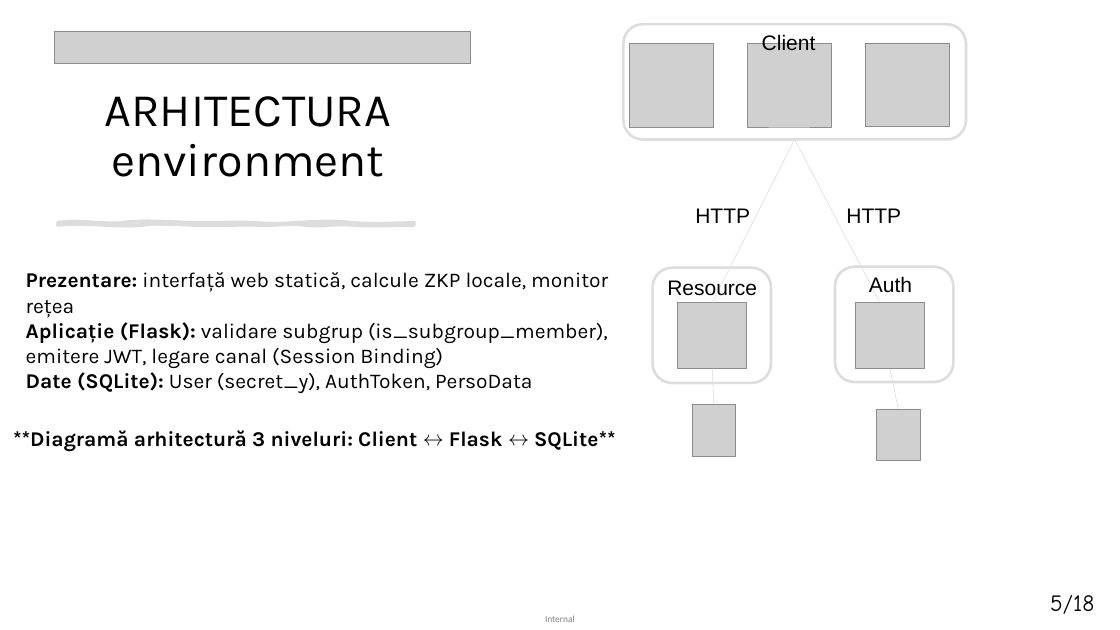
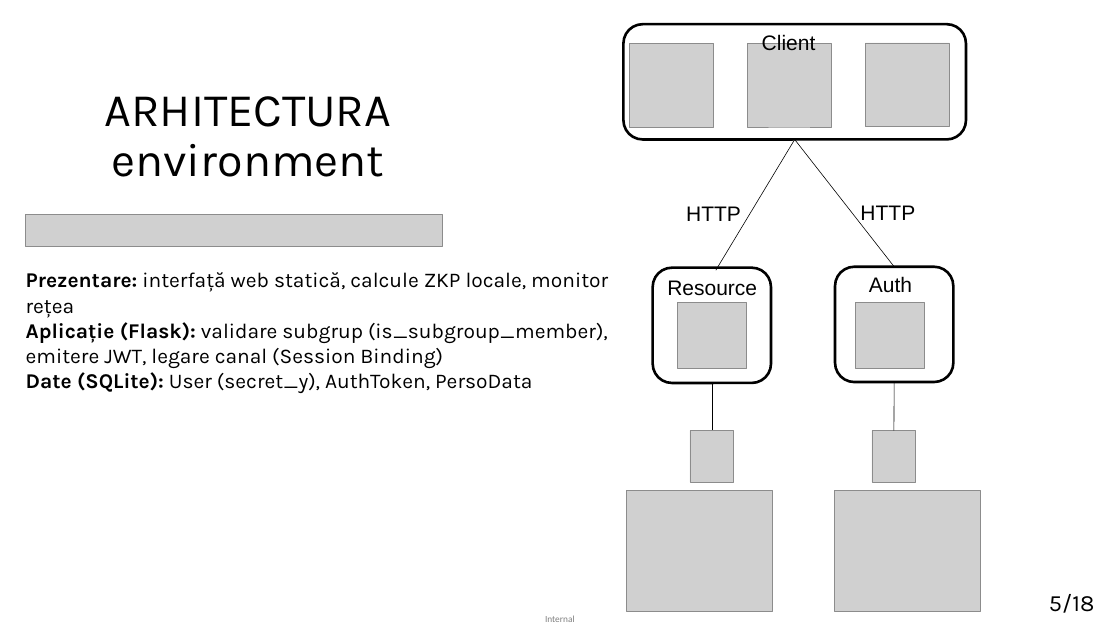
Before and after one commit to matei-rares-a/acas, a slide deck: slide 5 of docs/prezentare/current_draft/disertatie_matei_rares_prezentare_main.pptx. Drawn at 1120x630 pixels with LibreOffice and Linux fonts; fonts in the diff are those of the drawing; grey boxes stand for pictures. Boxes give left, top, right and bottom in pixels: in the first picture for what was removed or moved away, otherwise in the second. Text is boxed around its words. In the diff, an @@ line names an element or a change of style, - is before the commit and + after.

```diff
--- a/docs/prezentare/current_draft/disertatie_matei_rares_prezentare_main.pptx
+++ b/docs/prezentare/current_draft/disertatie_matei_rares_prezentare_main.pptx
@@ line moved from (795, 139) - (712, 302) to (795, 139) - (716, 271) @@
@@ line (795, 139) - (716, 271): stroke #DDDDDD 0.5 pt to #000000 0.5 pt @@
@@ line moved from (795, 139) - (880, 302) to (795, 139) - (895, 267) @@
@@ line (795, 139) - (895, 267): stroke #DDDDDD 0.5 pt to #000000 0.5 pt @@
@@ text "HTTP": place and size @@
-text "HTTP" at bbox=[695, 208, 750, 223]
+text "HTTP" at bbox=[686, 206, 741, 221]
@@ text "HTTP" rewrapped from bbox=[846, 208, 901, 223] to bbox=[860, 205, 915, 224] @@
@@ picture: place and size @@
-picture at bbox=[55, 31, 471, 64]
+picture at bbox=[26, 214, 443, 247]
@@ freeform shape removed at bbox=[58, 223, 414, 225] @@
@@ outline #DDDDDD 2.25 pt to #000000 2.25 pt in 3 elements at bbox=[623, 24, 966, 139], bbox=[835, 267, 954, 382], bbox=[653, 268, 771, 383] @@
@@ line moved from (712, 369) - (714, 405) to (712, 383) - (712, 431) @@
@@ line (712, 383) - (712, 431): stroke #DDDDDD 0.5 pt to #000000 0.5 pt @@
@@ line moved from (891, 369) - (898, 409) to (895, 382) - (894, 431) @@
@@ line (895, 382) - (894, 431): stroke #DDDDDD 0.5 pt to #000000 0.5 pt @@
@@ text removed at bbox=[13, 430, 616, 451] @@
-**Diagramă arhitectură 3 niveluri: Client ↔ Flask ↔ SQLite**
@@ picture: place and size @@
-picture at bbox=[692, 405, 736, 457]
+picture at bbox=[690, 431, 734, 483]
@@ picture: place and size @@
-picture at bbox=[876, 409, 920, 461]
+picture at bbox=[872, 431, 916, 483]
@@ picture added at bbox=[627, 491, 773, 612] @@
@@ picture added at bbox=[835, 491, 981, 612] @@
@@ text "5/18" at bbox=[1049, 594, 1094, 613]: font Comic Neue to Karla @@
```
Also in this commit, not shown: 14 other slides changed, 4 slides added, 4 slides removed, 9 other files.
